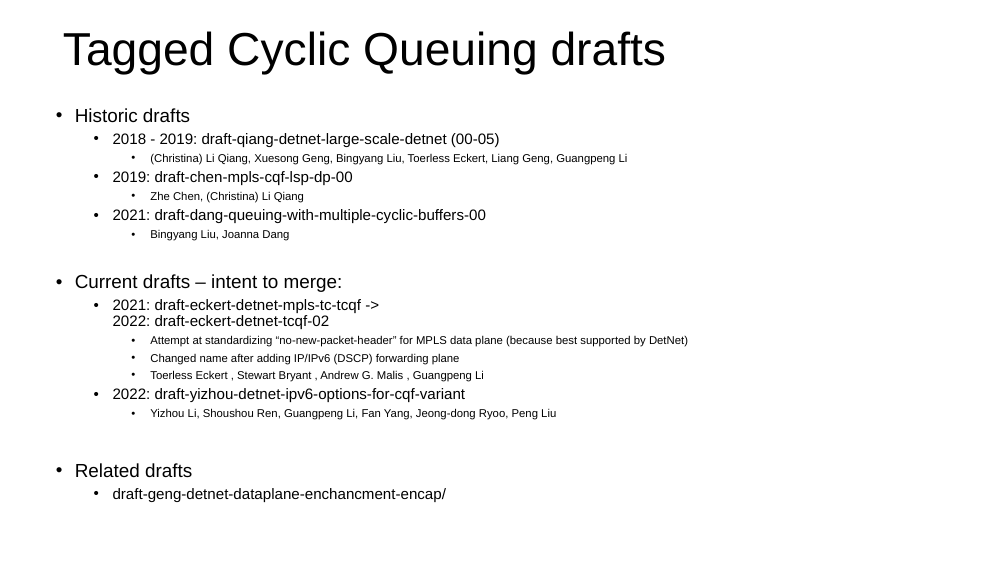
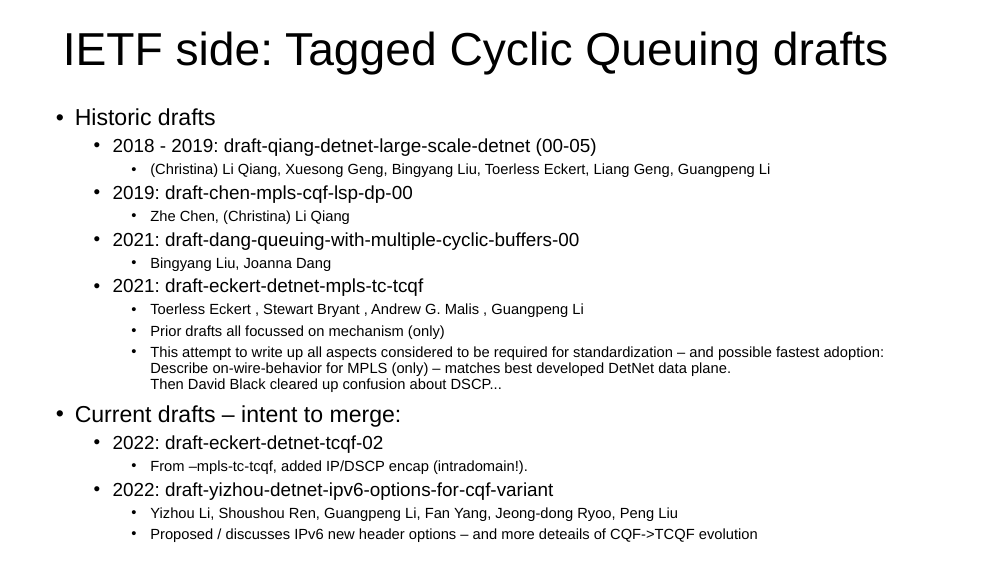
Before and after one commit to toerless/detnet, a slide deck: slide 4 of tcqf-slides.pptx (slide 3 before the commit). Drawn at 1008x567 pixels with LibreOffice and Linux fonts; fonts in the diff are those of the drawing. Boxes give left, top, right and bottom in pixels: in the first picture for what was removed or moved away, otherwise in the second. Text is boxed around its words. In the diff, an @@ line names an element or a change of style, - is before the commit and + after.

```diff
--- a/tcqf-slides.pptx
+++ b/tcqf-slides.pptx
@@ title at (63,31,888,75): text changed @@
-Tagged Cyclic Queuing drafts
+IETF side: Tagged Cyclic Queuing drafts
@@ text at (75,108,770,521): size 18 to 22 pt in "Historic drafts", "Current drafts – intent to merge:"; size 14.4 to 18 pt in "2018 - 2019: draft-qiang-detnet-large-scale-detnet (00-05)", "2019: draft-chen-mpls-cqf-lsp-dp-00", "2021: draft-dang-queuing-with-multiple-cyclic-buffers-00", "2022: draft-yizhou-detnet-ipv6-options-for-cqf-variant"; size 10.8 to 14 pt in "(Christina) Li Qiang, Xuesong Geng, Bingyang Liu, ...", "Zhe Chen, (Christina) Li Qiang", "Bingyang Liu, Joanna Dang", "Yizhou Li, Shoushou Ren, Guangpeng Li, Fan ..."; line spacing 0.88 to 0.9 @@
@@ text at (113,278,885,392): paragraphs added @@
+  • 2021: draft-eckert-detnet-mpls-tc-tcqf
+    • Toerless Eckert , Stewart Bryant , Andrew G. Malis , Guangpeng Li
+    • Prior drafts all focussed on mechanism (only)
+    • This attempt to write up all aspects considered to be required for standardization – and possible fastest adoption:
+      Describe on-wire-behavior for MPLS (only) – matches best developed DetNet data plane.
+      Then David Black cleared up confusion about DSCP...
@@ text at (113,435,528,474): text changed; size 10.8 to 14 pt @@
-  • 2021: draft-eckert-detnet-mpls-tc-tcqf ->
-    2022: draft-eckert-detnet-tcqf-02
-    • Attempt at standardizing “no-new-packet-header” for MPLS data plane (because best supported by DetNet)
-    • Changed name after adding IP/IPv6 (DSCP) forwarding plane
-    • Toerless Eckert , Stewart Bryant , Andrew G. Malis , Guangpeng Li
+  • 2022: draft-eckert-detnet-tcqf-02
+    • From –mpls-tc-tcqf, added IP/DSCP encap (intradomain!).
@@ text at (150,528,758,542): text changed; size 14.4 to 14 pt @@
-• Related drafts
-  • draft-geng-detnet-dataplane-enchancment-encap/
+    • Proposed / discusses IPv6 new header options – and more deteails of CQF->TCQF evolution
```
Also in this commit, not shown: 5 other slides changed, 22 slides added, 3 slides removed.
